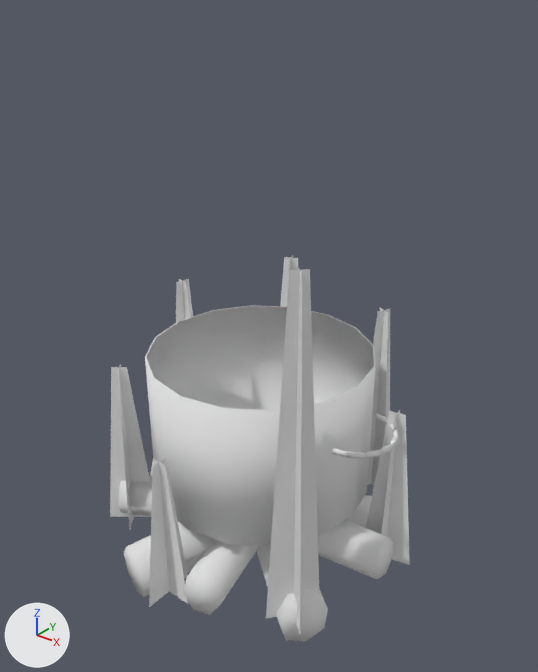
A saved change to the OBJ model src/models/caelum/world/camp/fire_9.obj.
The view is the same before and after, from a camera (50 mm lens) standing at (21.4, -26.1, 29.3) and looking at (0.6, -0.1, 13.2). Lighting does not change. The marker at lower left points along +X, +Y and +Z. The older version comes first. Where no turn or scale is listed for an object, it has been applied to the vertices. Vertices at exactly the same position are counted once.

The first picture shows 'CaelumCampFire'.
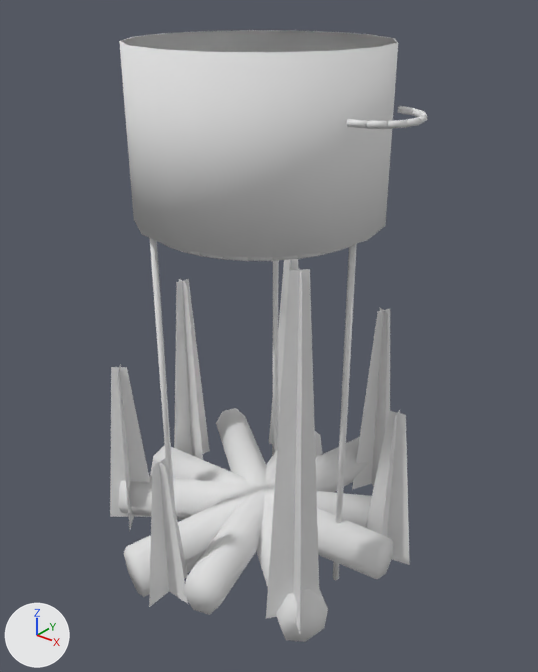
Where the change shows, as pixel boxes (x1, y1, x2, y2) in the pictures (538 x 672 px; the box of a moved part takes in the faces that stretch with it):
'CaelumCampFire', reshaped (58% taller): before (110, 255, 410, 642); after (110, 30, 427, 642)
part 1 of me_caelumcampfire, added: after (150, 238, 175, 505)
part 2 of me_caelumcampfire, added: after (272, 260, 279, 456)
part 3 of me_caelumcampfire, moved or reshaped: before (145, 305, 376, 546); after (119, 30, 398, 258)
part 4 of me_caelumcampfire, moved or reshaped: before (332, 413, 399, 458); after (347, 106, 427, 129)
part 5 of me_caelumcampfire, added (mostly hidden): after (165, 244, 357, 580)

The change, as a diff of the scene's bpy script:
```diff
--- a/src/models/caelum/world/camp/fire_9.obj.py
+++ b/src/models/caelum/world/camp/fire_9.obj.py
@@ me_caelumcampfire @@
 # used by ob_caelumcampfire; location = (0.0, 0.0, 0.0)
-me_caelumcampfire.from_pydata(...)  # 370 vertices, 439 faces; spans x -8.4..8.4, y -8.6..7.9, z 0.0..19.2
+me_caelumcampfire.from_pydata(...)  # 791 vertices, 1069 faces; spans x -8.4..8.4, y -8.6..7.9, z 0.0..26.8
+# me_caelumcampfire part 1: a new loose piece, a 6-sided cylinder along z spanning x -2.7..-2.42, y -4.59..-4.27, z 0.0..19.01, in mat_models_caelum_props_stations_ca_station_iron_png (its picture is missing)
+# me_caelumcampfire part 2: a new loose piece, a 6-sided cylinder along z spanning x -2.7..-2.42, y 4.27..4.59, z 0.0..19.01, in mat_models_caelum_props_stations_ca_station_iron_png (its picture is missing)
+# me_caelumcampfire part 3: the loose piece of 66 vertices spanning x -5.8..5.8, y -5.8..5.8, z 4.5..12.1 is moved by (0.0, 0.0, 14.7)
+# me_caelumcampfire part 4: the loose piece of 84 vertices spanning x 5.8..7.9, y -2.0..2.0, z 9.4..9.7 is moved by (0.0, 0.0, 14.7)
+# me_caelumcampfire part 5: a new loose piece of 393 vertices spanning x -5.3..5.3, y -5.3..5.3, z 0.0..19.2, in mat_models_caelum_props_stations_ca_station_iron_png (its picture is missing)
+# other edits to the shape of me_caelumcampfire do not show in these pictures
 me_caelumcampfire.materials.append(mat_models_caelum_projectiles_breath_png)
```
